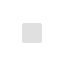
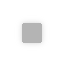
Layered file, before and after one edit (w=64, h=64). Changes by layer:
added layer "Layer 2 copy" above "Layer 2" over [22, 23, 42, 43]
"Layer 2": opacity 100% → 60%, painted on it over [18, 19, 46, 47]
